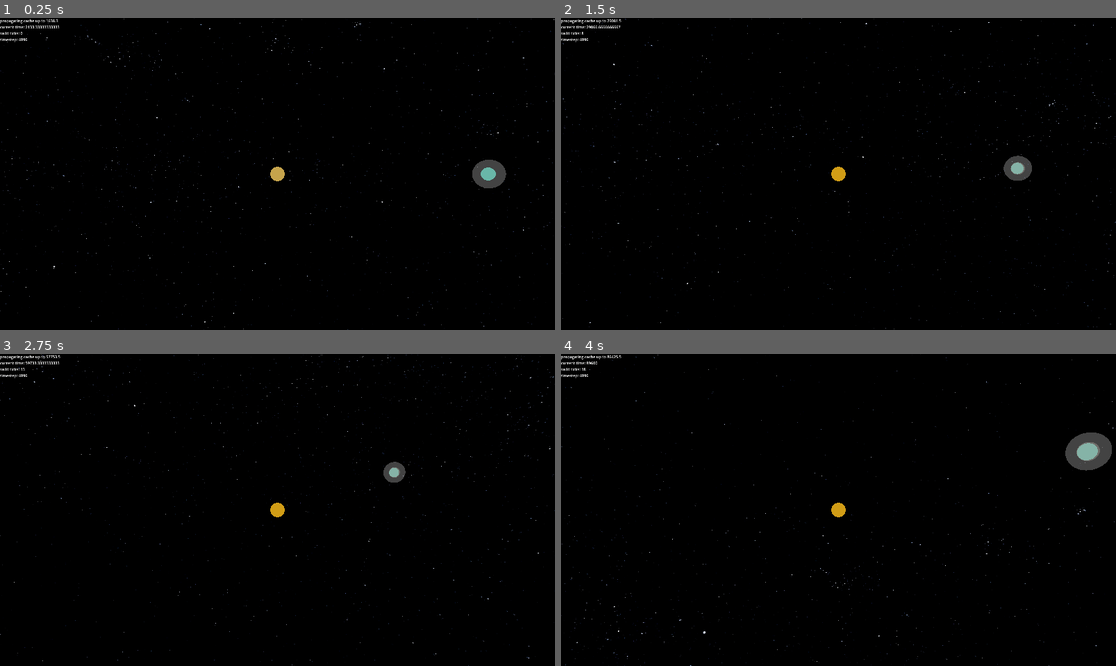
Above: before the commit, frames 1-4 (two rows, left to right).
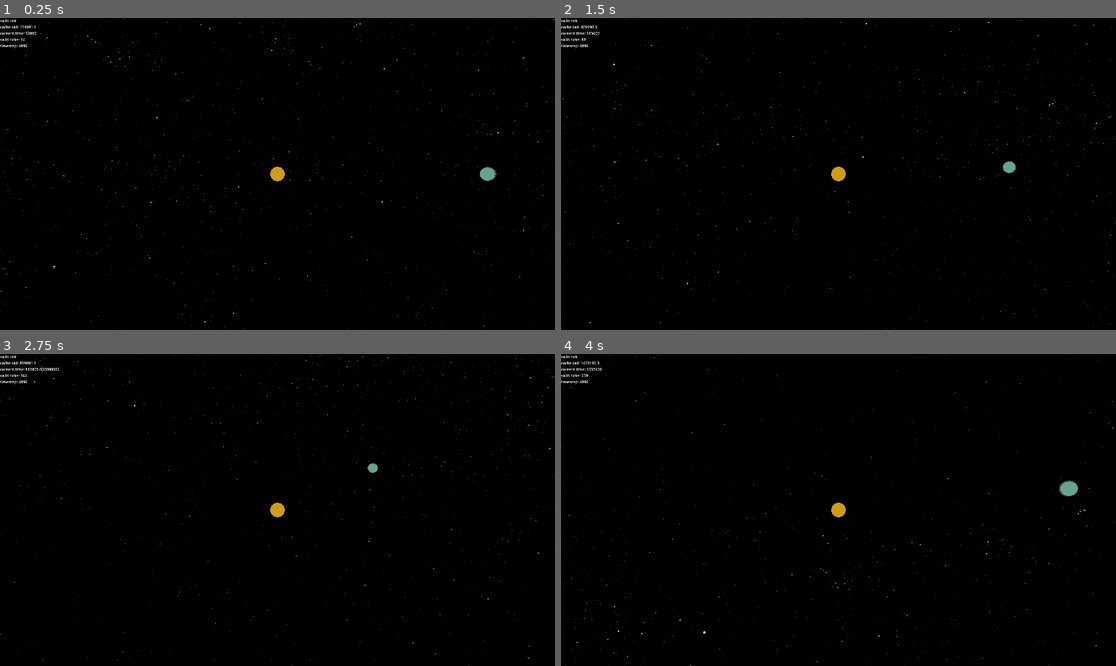
Above: after the commit, the same moments.

Repository: pinkavat/plaNetarium
Game: Godot game, scene res://world.tscn
Same seed, same stepped clock (60 frames per second), same inputs: the game is played once before the commit and once after it.
Inputs (mouse positions are in pixels of both pictures, inside the frame that each line leads up to):
- Up to frame 1 (0.25 s): no input
- Up to frame 2 (1.5 s): move the mouse to (960, 158) at 0.52 s; hold Right (ui_right) 0.53-1.25 s; click (960, 158) at 0.67 s; drag from (727, 189) to (810, 236) at 1.27 s
- Up to frame 3 (2.75 s): tap Enter at 2 s; move the mouse to (333, 441) at 2.02 s; hold Right (ui_right) from 2.03 s (still down)
- Up to frame 4 (4 s): release Right (ui_right) at 2.75 s; tap Space at 2.75 s; drag from (810, 572) to (672, 463) at 2.77 s; move the mouse to (1005, 556) at 3.52 s; hold Left (ui_left) from 3.53 s (still down)

The runs differ from the first frame. In frame 1, 0.7% of the frame differs, in the area x 0-92%, y 0-55%; in frame 2, 0.5%; in frame 3, 0.5%; in frame 4, 1.2%, in the area x 0-100%, y 0-46%.

Commit message:
updated README with PEFRL ref

Diff:
--- a/test_driver.gd
+++ b/test_driver.gd
@@ -32,7 +32,6 @@
 			sponch.propagate_cache()
 			$Label.text = "propagating cache up to " + str(sponch.cache.get_at(sponch.tail)[0] * sponch.time_quantum)
 
-			$SponchPrediction.global_position = (sponch.cache.get_at(sponch.tail)[1].vec3()) * space_scale
 		elif state == 2:
 			sponch.cache.shift_left(sponch.cache.length() - 1) # TODO: hadn't thought of this
 			sponch.tail = 0
@@ -54,7 +53,14 @@
 		# Move sponch
 		$TestTarget3.global_position = state[0].vec3() * space_scale
 
-	$Label.text = $Label.text + "\ncurrent time: "+ str(sim_time) +"\nvalid ticks: " + str(valid_tick_count) + "\ntimestep: " + str(sponch.timestep)
+	$Label.text = $Label.text + "\ncache tail: "+str(sponch.cache.get_at(sponch.tail)[0] * sponch.time_quantum)+"\ncurrent time: "+ str(sim_time) +"\nvalid ticks: " + str(valid_tick_count) + "\ntimestep: " + str(sponch.timestep)
+
+	# WITH REMAINING TIME IN THE TICK, PROPAGATE SPONCH'S CACHE.
+	for i in 256: # TODO time sensitivity
+		sponch.propagate_cache()
+
+	# Move the prediction position shower
+	$SponchPrediction.global_position = (sponch.cache.get_at(sponch.tail)[1].vec3()) * space_scale
 
 
 func temp_move_planets(time):
--- a/world.tscn
+++ b/world.tscn
@@ -90,6 +90,6 @@
 offset_bottom = 23.0
 
 [node name="SponchPrediction" type="MeshInstance3D" parent="."]
-transform = Transform3D(2, 0, 0, 0, 2, 0, 0, 0, 2, 0, 0, 0)
+transform = Transform3D(0.5, 0, 0, 0, 0.5, 0, 0, 0, 0.5, 0, 0, 0)
 mesh = SubResource("SphereMesh_g50c7")
 surface_material_override/0 = SubResource("StandardMaterial3D_wvxy7")
Not shown, changed: README.md
